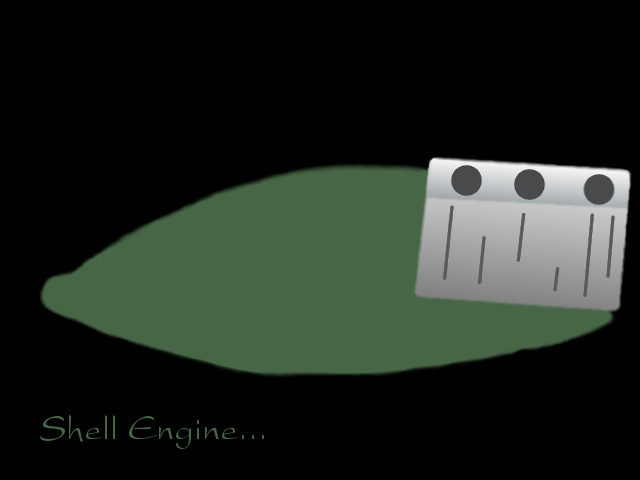
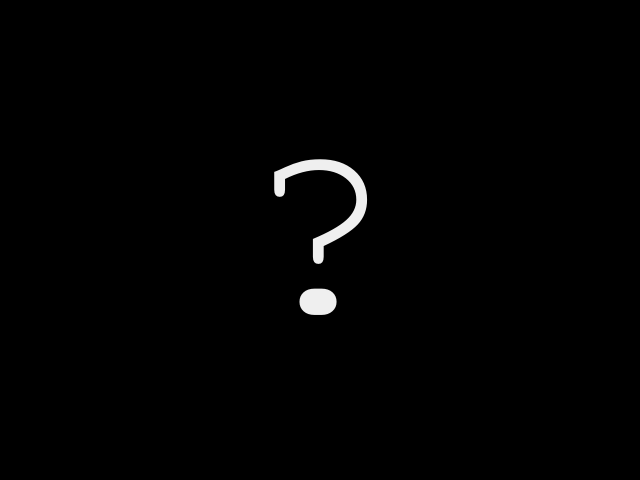
The second 640 x 480 image is a revision of the first. Changes to its layers:
removed layer "Engine_2" over [443, 165, 615, 297]
removed layer "Shell Engine..." over [40, 415, 264, 449]
renamed "Logo" to "?", painted on it over [39, 156, 632, 378]
